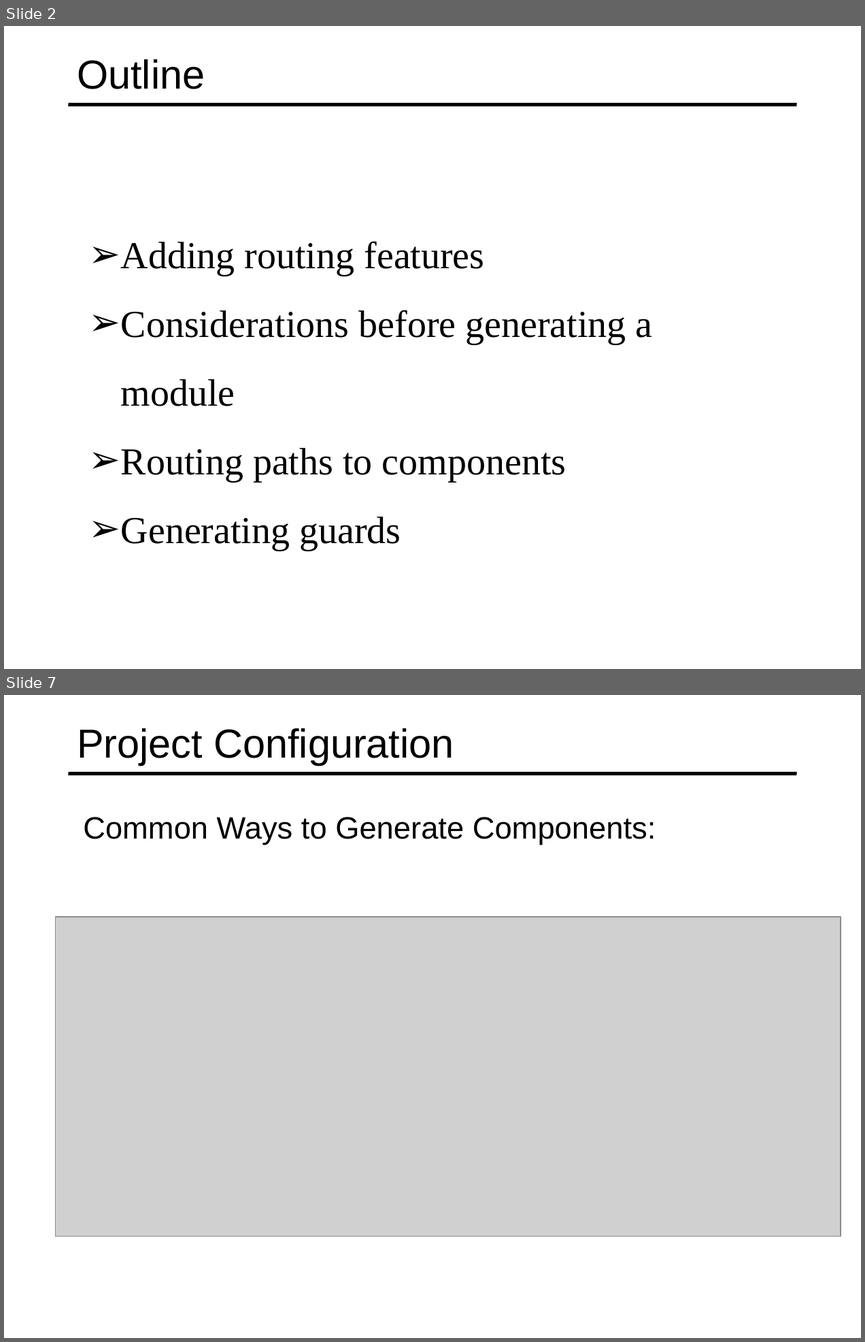
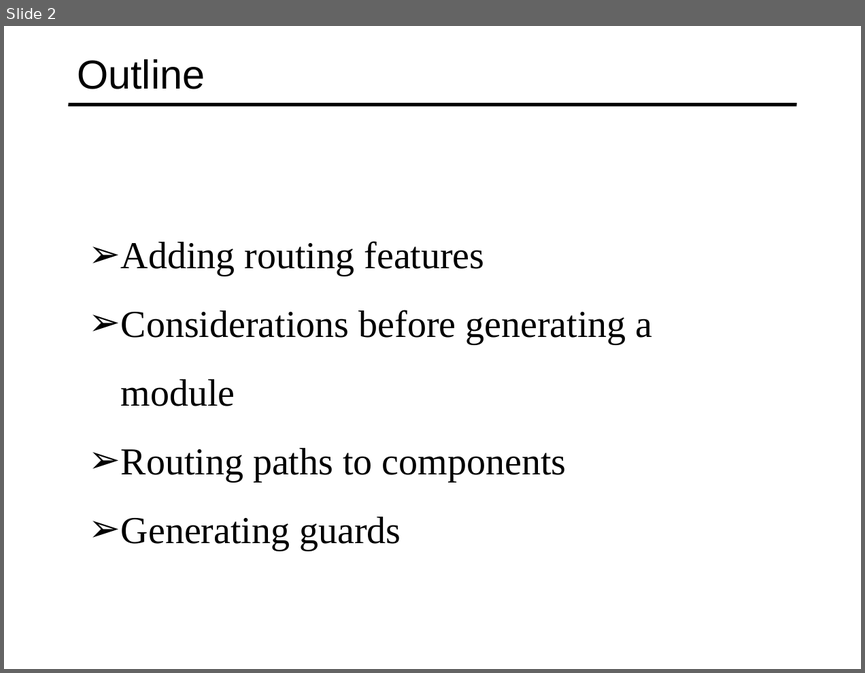
Before and after one commit to specter01wj/Jago_Link_Training, a slide deck: Angular/Angular7/Angular CLI/5.Generating Routing Features/L5_Generating Routing Features.ppt. Shown one above the other, each under a label of ours: slides 2 and 7 before the commit, slide 2 after it; the slides between them are not shown. The pictures are 865x1342 and 865x673 pixels, drawn with LibreOffice and Linux fonts; fonts in the diff are those of the drawing; grey boxes stand for pictures. Boxes give left, top, right and bottom in pixels: in the first picture for what was removed or moved away, otherwise in the second. Text is boxed around its words. In the diff, an @@ line names an element or a change of style, - is before the commit and + after.

```diff
--- a/Angular/Angular7/Angular CLI/5.Generating Routing Features/L5_Generating Routing Features.ppt
+++ b/Angular/Angular7/Angular CLI/5.Generating Routing Features/L5_Generating Routing Features.ppt
@@ slide 7 removed at (4, 695, 861, 1338), background #FFFFFF; not listed: 1 template element that a slide beside it also shows @@
@@ title removed at (77, 728, 453, 764) @@
-Project Configuration
@@ text removed at (83, 817, 656, 845) @@
-  Common Ways to Generate Components:
@@ picture removed at (56, 917, 840, 1236) @@
```
Also in this commit, not shown: 2 slides changed, 3 slides added, 11 other slides removed, 5 other files.
